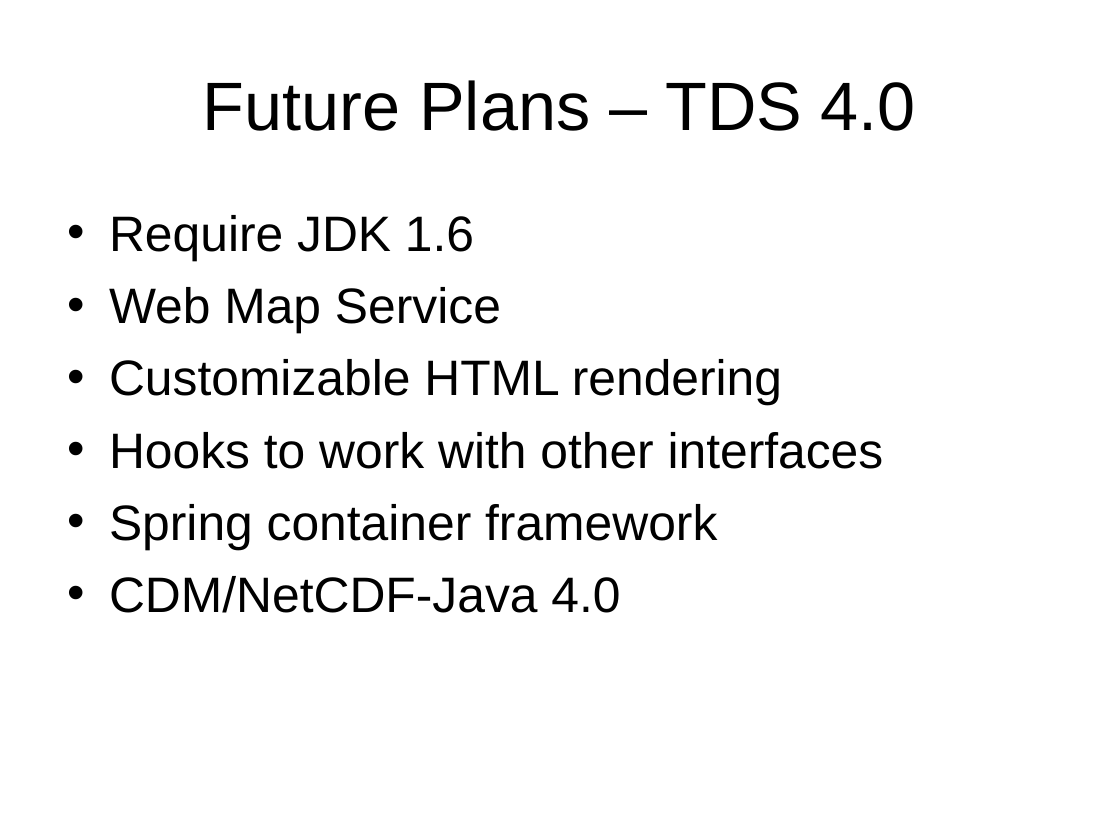
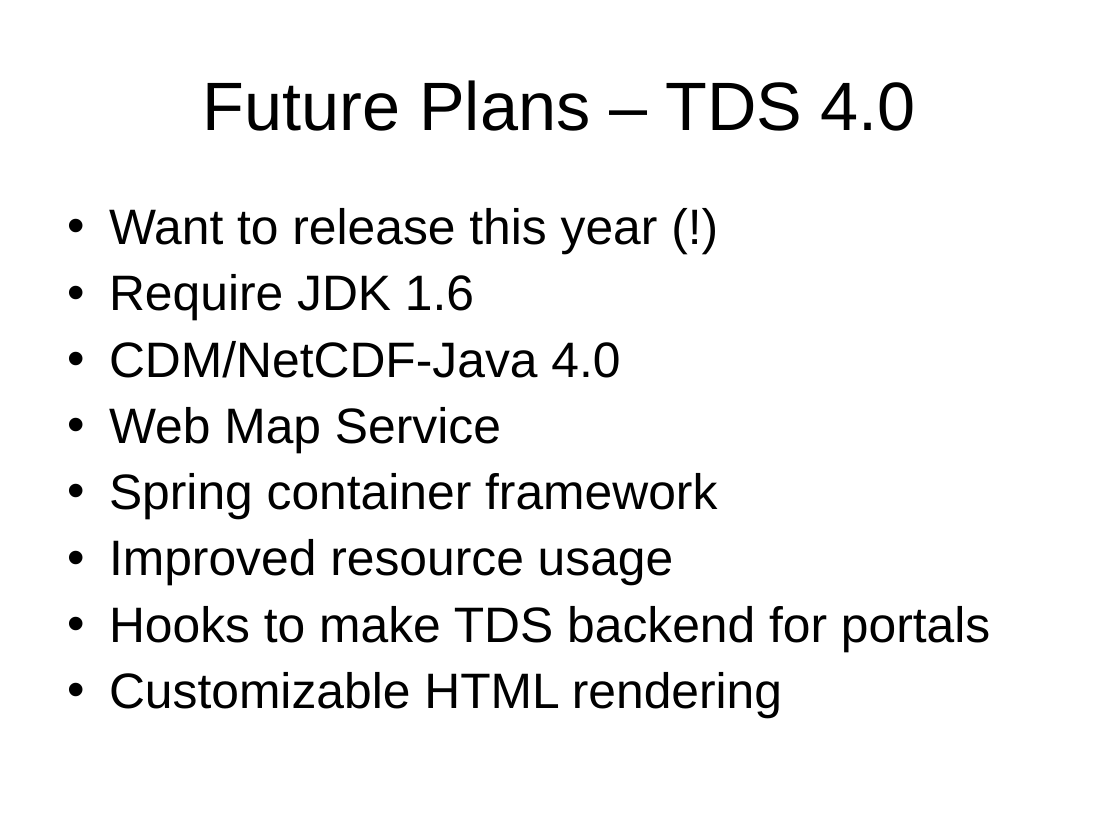
Before and after one commit to ooici-eoi/THREDDS, a slide deck: slide 2 of docs/web/thredds/tech/tutorial/TDS4.ppt. Drawn at 1120x840 pixels with LibreOffice and Linux fonts; fonts in the diff are those of the drawing; background and template pictures are left out. Boxes give left, top, right and bottom in pixels: in the first picture for what was removed or moved away, otherwise in the second. Text is boxed around its words. In the diff, an @@ line names an element or a change of style, - is before the commit and + after.

```diff
--- a/docs/web/thredds/tech/tutorial/TDS4.ppt
+++ b/docs/web/thredds/tech/tutorial/TDS4.ppt
@@ text at [109,208,658,255]: paragraph added @@
+• Want to release this year (!)
@@ text at [109,274,782,718]: line spacing 1 to 0.9 @@
@@ text at [109,341,620,378]: paragraph added @@
+• CDM/NetCDF-Java 4.0
@@ text at [109,432,884,613]: paragraphs removed @@
-• Hooks to work with other interfaces
-• Spring container framework
-• CDM/NetCDF-Java 4.0
@@ text at [109,473,990,652]: paragraphs added @@
+• Spring container framework
+• Improved resource usage
+• Hooks to make TDS backend for portals
```
Also in this commit, not shown: 4 other slides changed, 6 slides added, 6 other files.
